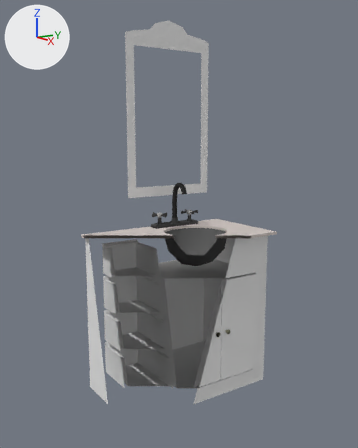
The Blender file Assets/models/house/floor02/bathroom_e/bathroom01_sink_armature.blend as it was, and as the next commit left it.
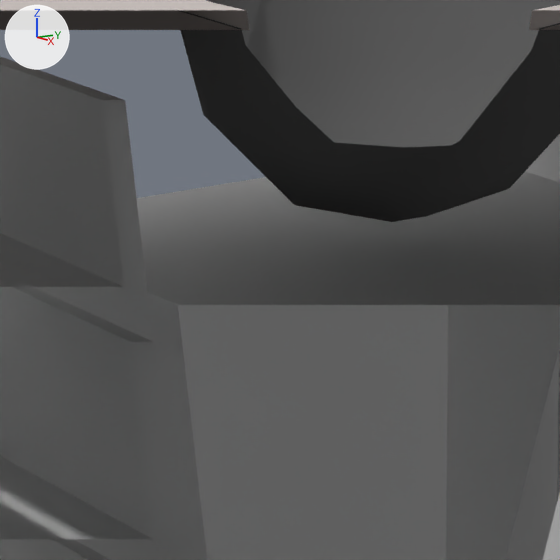
There are two pictures of each version: one whole from a 50 mm lens placed at (3.128, -2.273, 1.99), pointed at (0.016, -0.171, 1.335), one close up on the part from 39% to 61% of the width and 52% to 70% of the height. Every picture has the same lights, and +X, +Y and +Z are marked at upper left. Everything nearer to the camera than a plane just in front of the edit is cut away.

Names of what the first close-up shows: 'base', 'counter_top', 'door_left', 'drawer_4.001', 'drawer_4.002', 'drawer_4.003', 'sink_basin'.
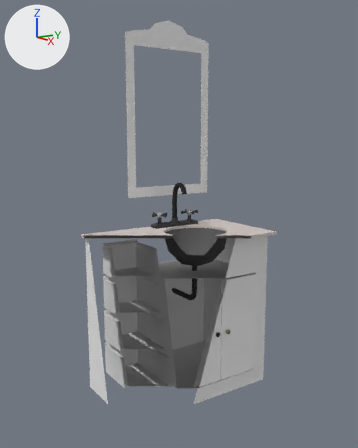
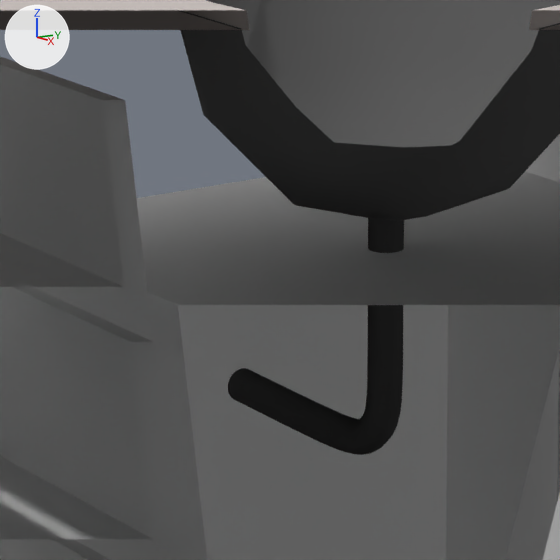
Boxes [x1, y1, x2, y2] around the edits, measured in the close-ups (560 x 560 px):
'pipe', added (black)
    after: [228, 218, 404, 455]

Diff of the bpy script that builds the scene:
```diff
--- a/Assets/models/house/floor02/bathroom_e/bathroom01_sink_armature.blend.py
+++ b/Assets/models/house/floor02/bathroom_e/bathroom01_sink_armature.blend.py
@@ me_mesh @@
+me_mesh.from_pydata(...)  # 2352 vertices, 2304 faces; spans x -0.306..0.021, y -0.021..0.021, z -0.165..0.162
+me_mesh.polygons.foreach_set('use_smooth', [True] * 2304)
+me_mesh.materials.append(mat_rusted_metal)  # its picture is missing
@@ ob_pipe @@
+ob_pipe = bpy.data.objects.new('pipe', me_mesh)
+ob_pipe.parent = ob_sink
+ob_pipe.matrix_parent_inverse = Matrix(((0.0, 2.0, 0.0, 0.0), (-2.0, 0.0, 0.0, 0.0), (0.0, 0.0, 2.0, -2.482), (0.0, 0.0, 0.0, 1.0)))
+ob_pipe.location = (0.0, -0.0088, 0.838)
```
